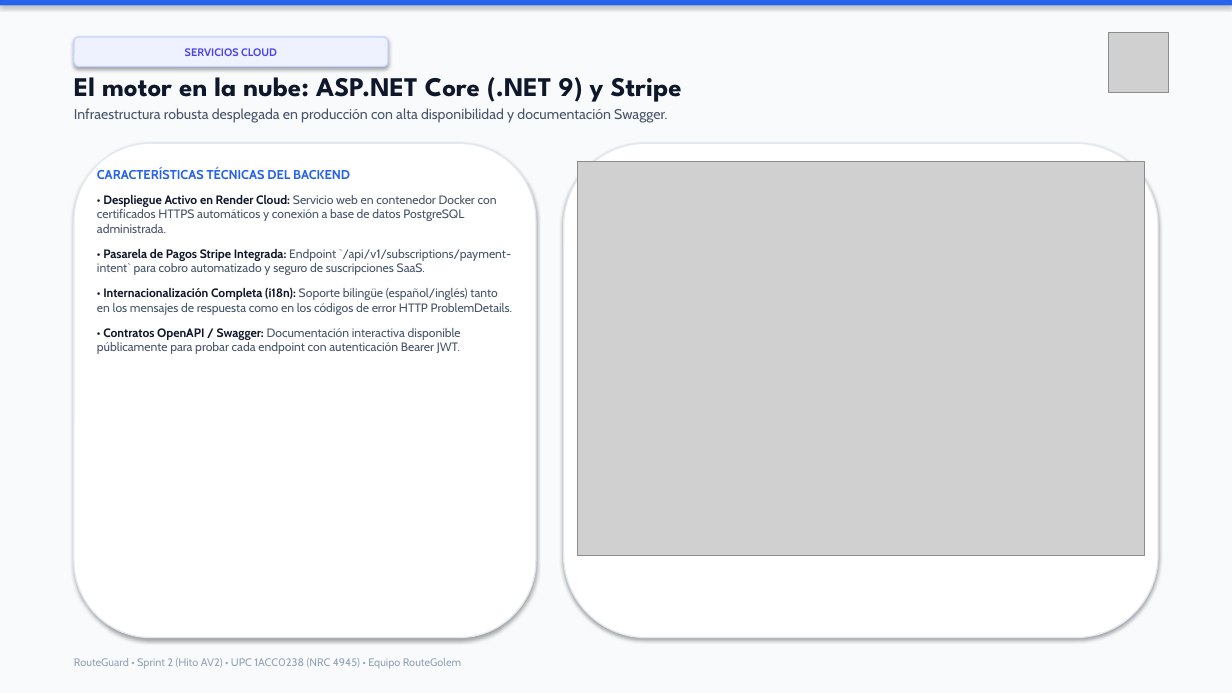
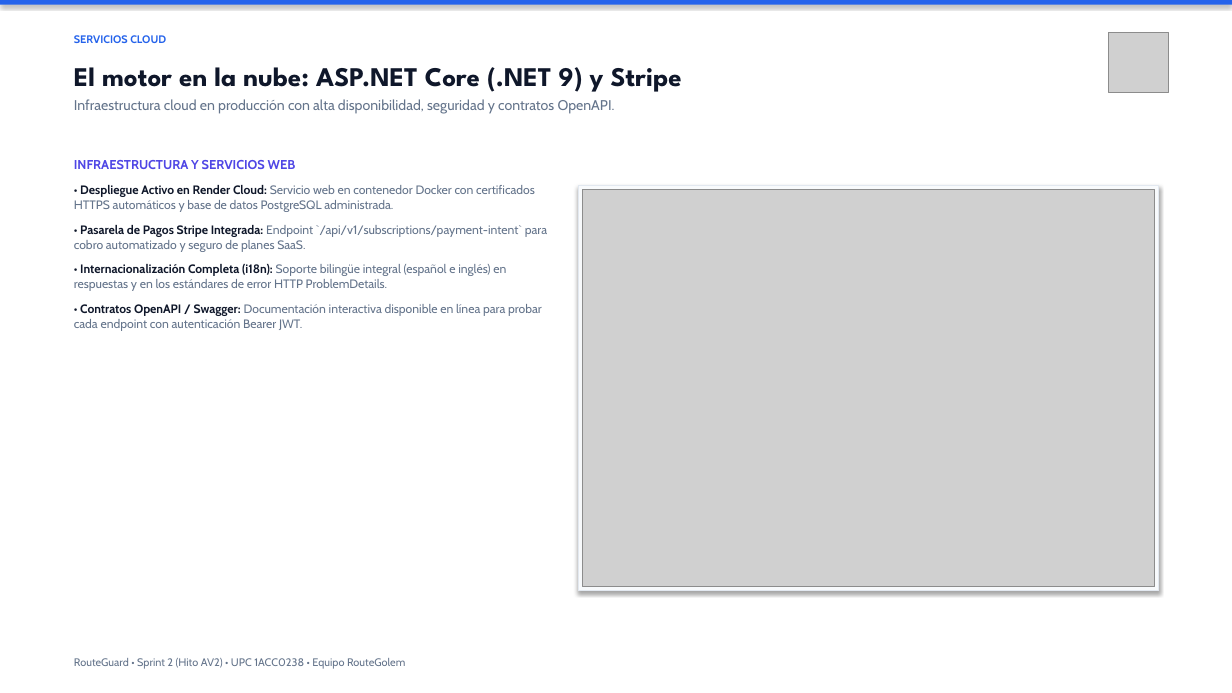
Before and after one commit to upc-pre-202620-1acc0238-4945-routegolem/routeguard-report, a slide deck: slide 9 of RouteGuard_Presentacion_Sprint2_AV2.pptx. Drawn at 1232x693 pixels with LibreOffice and Linux fonts; fonts in the diff are those of the drawing; grey boxes stand for pictures. Boxes give left, top, right and bottom in pixels: in the first picture for what was removed or moved away, otherwise in the second. Text is boxed around its words. In the diff, an @@ line names an element or a change of style, - is before the commit and + after.

Commit message:
style(presentation): remove chunky rounded card wrappers and scale all images to exact fit

```diff
--- a/RouteGuard_Presentacion_Sprint2_AV2.pptx
+++ b/RouteGuard_Presentacion_Sprint2_AV2.pptx
@@ rectangle at box(0, 0, 1232, 693): fill #F8FAFC to #FFFFFF @@
@@ text "SERVICIOS CLOUD": place and size @@
-text "SERVICIOS CLOUD" at box(74, 37, 388, 67)
+text "SERVICIOS CLOUD" at box(74, 35, 166, 43)
@@ text "SERVICIOS CLOUD" at box(74, 35, 166, 43): text colour #4F46E5 to #2563EB; alignment centre to left; vertical alignment middle to top; fill #EEF2FF to none; outline #C7D2FE 1 pt to none; shadow off @@
@@ text at box(74, 99, 615, 114): text changed; text colour #475569 to #64748B @@
-Infraestructura robusta desplegada en producción con alta disponibilidad y documentación Swagger.
+Infraestructura cloud en producción con alta disponibilidad, seguridad y contratos OpenAPI.
@@ rounded rectangle removed at box(74, 143, 536, 638) @@
@@ rounded rectangle removed at box(564, 143, 1158, 638) @@
@@ text at box(74, 160, 547, 331): text changed; text colour #475569 to #64748B @@
-CARACTERÍSTICAS TÉCNICAS DEL BACKEND
-• Despliegue Activo en Render Cloud: Servicio web en contenedor Docker con certificados HTTPS automáticos y conexión a base de datos PostgreSQL administrada.
-• Pasarela de Pagos Stripe Integrada: Endpoint `/api/v1/subscriptions/payment-intent` para cobro automatizado y seguro de suscripciones SaaS.
-• Internacionalización Completa (i18n): Soporte bilingüe (español/inglés) tanto en los mensajes de respuesta como en los códigos de error HTTP ProblemDetails.
-• Contratos OpenAPI / Swagger: Documentación interactiva disponible públicamente para probar cada endpoint con autenticación Bearer JWT.
+INFRAESTRUCTURA Y SERVICIOS WEB
+• Despliegue Activo en Render Cloud: Servicio web en contenedor Docker con certificados HTTPS automáticos y base de datos PostgreSQL administrada.
+• Pasarela de Pagos Stripe Integrada: Endpoint `/api/v1/subscriptions/payment-intent` para cobro automatizado y seguro de planes SaaS.
+• Internacionalización Completa (i18n): Soporte bilingüe integral (español e inglés) en respuestas y en los estándares de error HTTP ProblemDetails.
+• Contratos OpenAPI / Swagger: Documentación interactiva disponible en línea para probar cada endpoint con autenticación Bearer JWT.
@@ rectangle added at box(579, 186, 1159, 592), fill #F8FAFC, outline #E2E8F0 1 pt @@
@@ picture: place and size @@
-picture at box(578, 162, 1144, 555)
+picture at box(582, 189, 1155, 588)
@@ text at box(74, 658, 405, 669): text changed; text colour #94A3B8 to #64748B @@
-RouteGuard • Sprint 2 (Hito AV2) • UPC 1ACC0238 (NRC 4945) • Equipo RouteGolem
+RouteGuard • Sprint 2 (Hito AV2) • UPC 1ACC0238 • Equipo RouteGolem
```
Also in this commit, not shown: 16 other slides changed.
